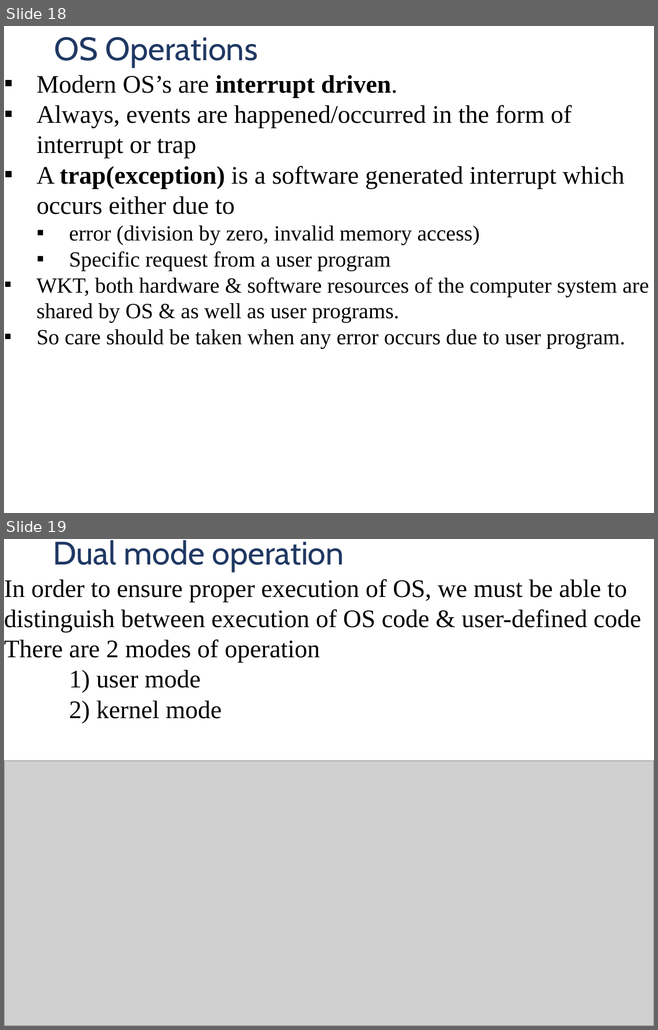
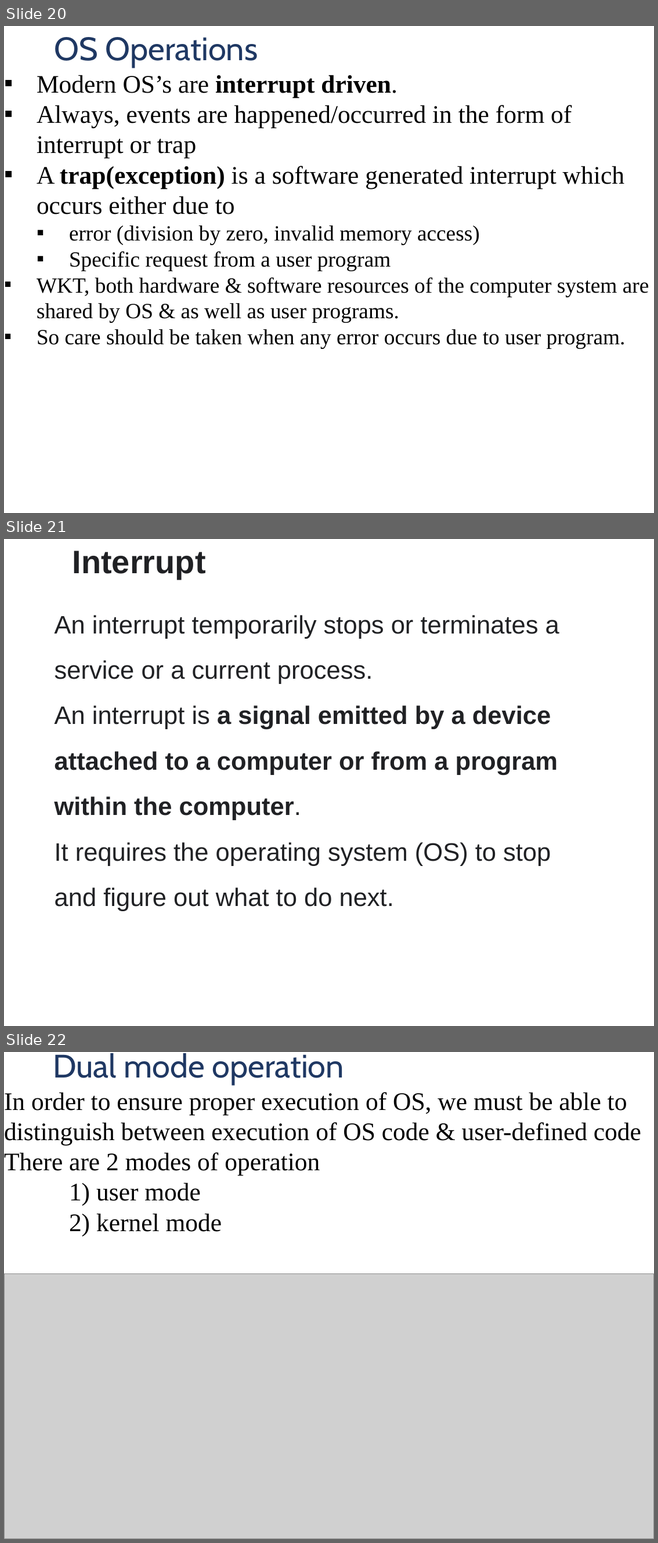
Before and after one commit to arjundontflex/notes.github.io, a slide deck: OS/OS_Module1_2023.pptx. Shown one above the other, each under a label of ours: slides 18 and 19 before the commit, slides 20, 21 and 22 after it. The pictures are 658x1030 and 658x1543 pixels, drawn with LibreOffice and Linux fonts; fonts in the diff are those of the drawing; grey boxes stand for pictures; background and template pictures are left out. Boxes give left, top, right and bottom in pixels: in the first picture for what was removed or moved away, otherwise in the second. Text is boxed around its words. In the diff, an @@ line names an element or a change of style, - is before the commit and + after.

```diff
--- a/OS/OS_Module1_2023.pptx
+++ b/OS/OS_Module1_2023.pptx
@@ slide 21 added at [4,539,654,1026], background #FFFFFF @@
@@ title added at [72,551,206,579], 36 pt, text #202124, bold @@
+Interrupt
@@ text added at [54,615,559,911], 28 pt, text #202124 @@
+An interrupt temporarily stops or terminates a service or a current process.
+An interrupt is a signal emitted by a device attached to a computer or from a program within the computer.
+It requires the operating system (OS) to stop and figure out what to do next.
@@ what was slide 18 is now slide 20 @@
@@ what was slide 19 is now slide 22 @@
```
Also in this commit, not shown: 11 slides changed, 5 other slides added, 5 other files.
